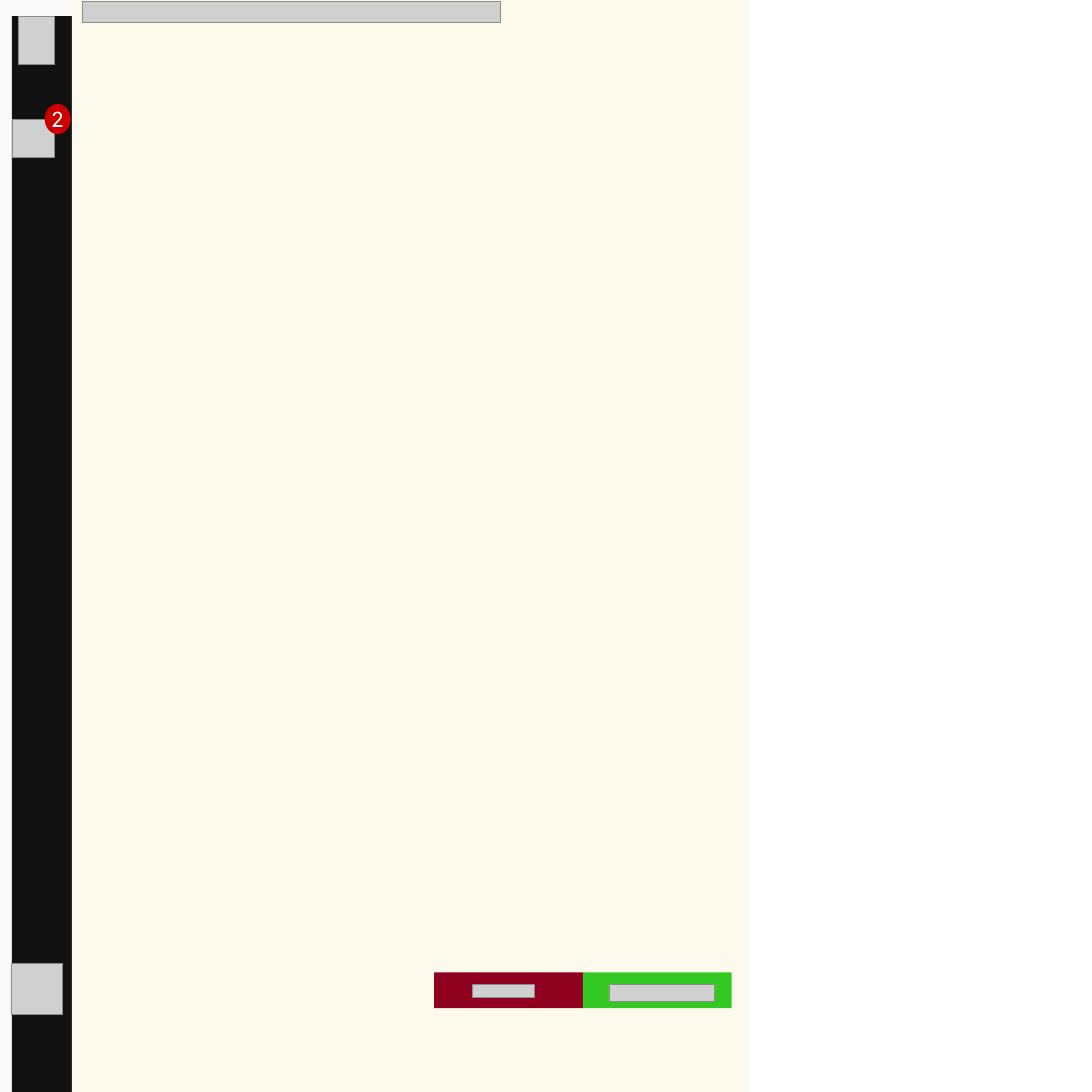
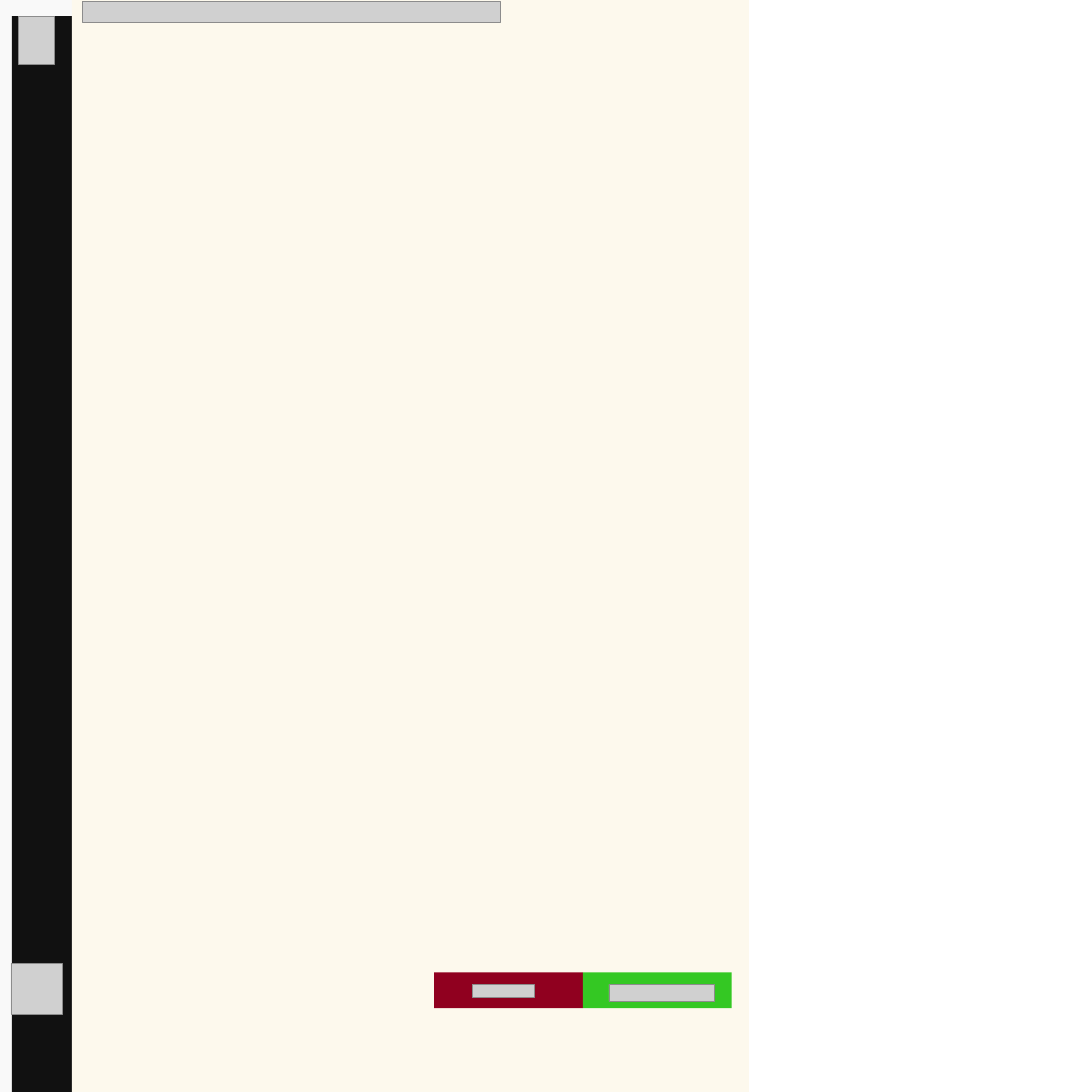
Before and after one commit to mmonastyrskiy/5_sem, a slide deck: slide 14 of Стандартизация/Design/all.pptx (slide 13 before the commit). Drawn at 1092x1092 pixels with LibreOffice and Linux fonts; fonts in the diff are those of the drawing; grey boxes stand for pictures. Boxes give left, top, right and bottom in pixels: in the first picture for what was removed or moved away, otherwise in the second. Text is boxed around its words. In the diff, an @@ line names an element or a change of style, - is before the commit and + after.

```diff
--- a/Стандартизация/Design/all.pptx
+++ b/Стандартизация/Design/all.pptx
@@ picture removed at <box>12,119,54,157</box> @@
@@ freeform shape removed at <box>45,104,71,134</box> @@
@@ freeform shape removed at <box>53,112,62,127</box> @@
```
Also in this commit, not shown: 7 other slides changed, 2 slides added, 26 other files.
